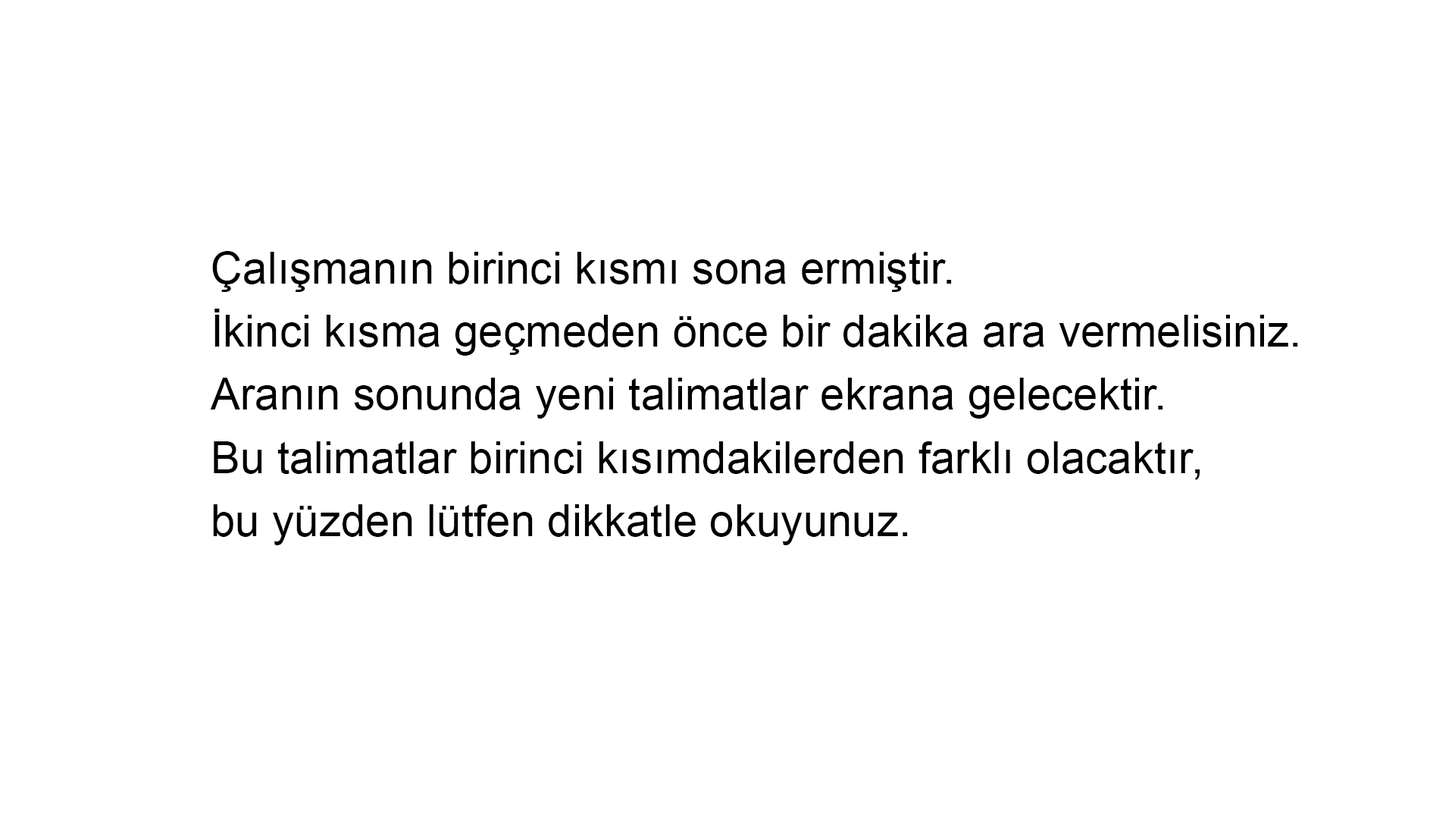
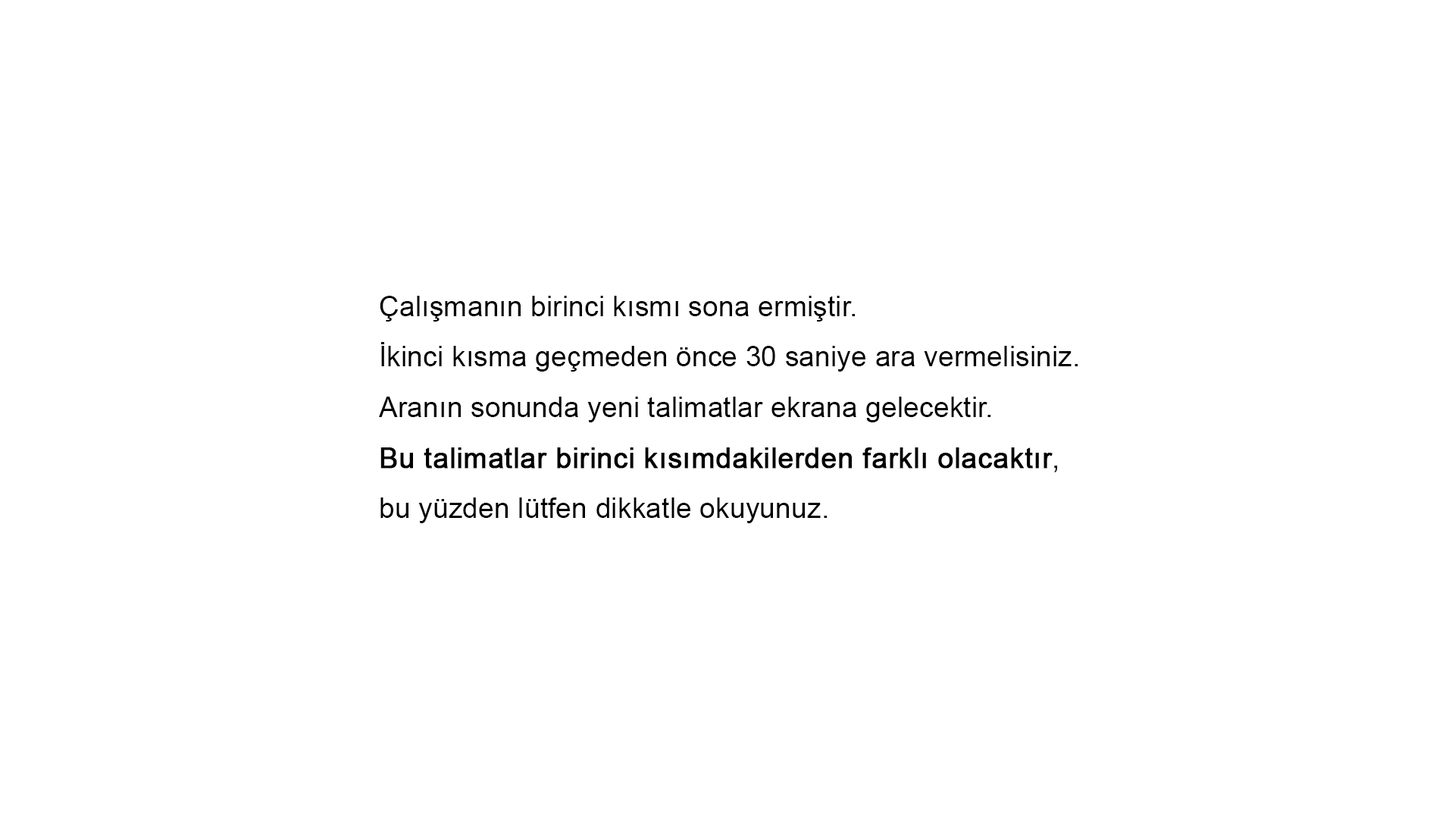
The second 1455 x 819 image is a revision of the first. Changes to its layers:
painted on "Çalışmanın birinci kısmı sona ermiştir. İkinci kısma geçmeden ö" over [209, 250, 1299, 545]
